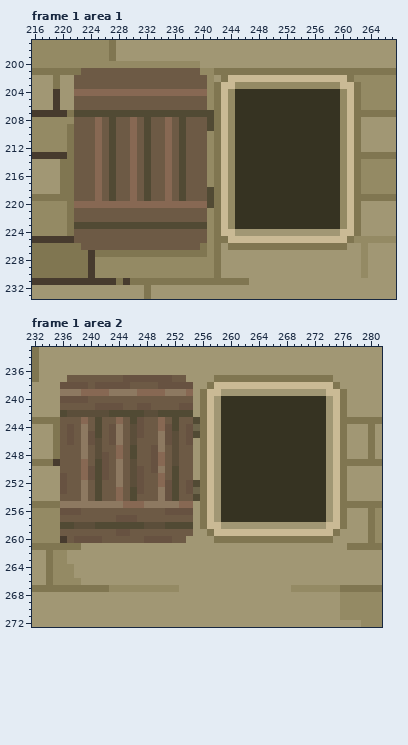
File history of a pixel-art file, assets/02_architecture/05_moulin/02_ext/Moulin_Batiment_Anim.aseprite. Above, as it was before the edit.
368x388 pixels, 9 frames. Colours within 5 levels of each other are drawn and written as one. Shown: frame 1 area 1: x 216..267, y 197..233; frame 1 area 2: x 232..281, y 233..272. The commit also changed other frames or places, which this record leaves out.
After the commit:
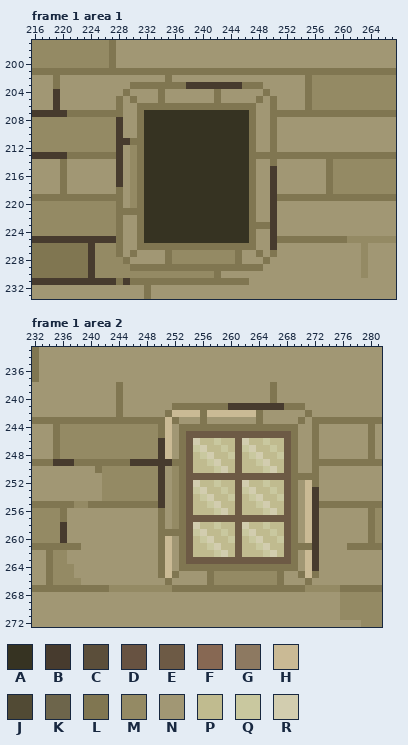
Palette (. is transparent): A #363322  B #473b2e  C #5b4e3a  D #675241  E #6d5a45  F #876853  G #8d7961  H #caba95  J #514a34  K #6d654b  L #807651  M #948a64  N #a19774  P #c0bb8f  Q #c9c89f  R #d2cdaf
From old to new:
layer "Group 1/feneok" added
layer "Group 1/fenetres" removed
Changed rows in their new state; - is an unchanged pixel.
Frame 1 area 1:
first column x 221:
200 ------LNNNNNNNNNNNN-----------------------
201 --LLLLLLLLLLLLLLLLLLL---------------------
202 -NNNNNNNNNNNNNLNNNNNN-NNNNNNNNNNNNLMMMMMM-
203 -NNNNNNNNLLLLLLLLBBBBBBBBLLLNNNNNNL----MMM
204 -NNNNNNNLNNNNLNNNNNNN-NNNNNNLNNNNNLMMMM-MM
205 -NNNNNNLNLNNNLNNNNNNN-NNNNNLNLNNNNLMMMM-MM
206 -NNNNNNLNNLLLLLLLLLLL-LLLLLNNLNNNNLMMMM-MM
207 -LLLLLLLNNLAAAAAAAAAAAAA--LNNLLLLLLLLLLLL-
208 -MMMMMMBNNLAAAAAAAAAAAAA--LNNLNNNNNNNNNNNN
209 MMMMMMMBNNLAAAAAAAAAAAAA--LNNLNNNNNNNNNNNN
210 MMMMMMMBNNLAAAAAAAAAAAAA--LNNLNNNNNNNNNNNN
211 MMMMMMMBBLLAAAAAAAAAAAAA--LNNLNNNNNNNNNNNN
212 MMMMMMMBNMLAAAAAAAAAAAAA--LNNLNNNNNNNNNNNN
213 -LLLLLLBNMLAAAAAAAAAAAAA--LLLLLLLLLLLLLLL-
214 NNNNNNNBNMLAAAAAAAAAAAAA--LNNLNNNNNNNLM-MM
215 NNNNNNNBNMLAAAAAAAAAAAAA--LNNBNNNNNNNLM-MM
216 NNNNNNNBNMLAAAAAAAAAAAAA--LNNBNNNNNNNLM-MM
217 NNNNNNNBNMLAAAAAAAAAAAAA--LNNBNNNNNNNLM-MM
218 NNNNNNNLNMLAAAAAAAAAAAAA--LNNBNNNNNNNLM-MM
219 -LLLLLLLNMLAAAAAAAAAAAAA--LNNBLLLLLLLLLLL-
220 MMMMMMMLNMLAAAAAAAAAAAAA--LNNBNNNNNNNNNNNN
221 MMMMMMMLLLLAAAAAAAAAAAAA--LNNBNNNNNNNNNNNN
222 MMMMMMMLNNLAAAAAAAAAAAAA--LNNBNNNNNNNNNNNN
223 MMMMMMMLNNLAAAAAAAAAAAAA--LLLBNNNNNNNNNNNN
224 MMMMMMMLNNLAAAAAAAAAAAAAAAL--B---------NNN
225 -BBBBBBLNNLAAAAAAAAAAAAAAALNNBLLLLLLLLLLM-
226 --LBMMMLNNLLLLLLLLL-L-L----NNBNNNNNNNNNN--
227 ----MMM-N-NNNN-MMMMM-MMML--L-L------------
228 --------LNNNNNL------MMML---L-------------
229 ---------LLLLLLLLLLLL-LLLLLL--------------
Frame 1 area 2:
first column x 236:
237 -NNNNNNNNNNNNNNNNN----NNNNNNNNNNNNNNNNN--
238 NNNNNNNNLNNNNNNNNNN--NNNNNNNNNLNNNNNNNNN-
239 NNNNNNNNLNNNNNNNNNN-NNN-------L-------NNN
240 NNNNNNNNLNNNNNNNNNN-NN-NNNNNNNLNNNNNNN-NN
241 NNNNNNNNLNNNNNNNLLLL-LLLBBBBBBBBLLLNNN-NN
242 NNNNNNNNLNNNNNNLHHHH--HHHHHHLNNNNNNLNN-NN
243 LLLLLLLLLLLLLLLHLNNN-N-NNNNNLNNNNNLNLLLL-
244 MMMMMMMMMMMMMMLHNLLL-LLLLLLLLLLLLLNNLN-NN
245 MMMMMMMMMMMMMMLHNLEEEEEEEEEEEEEEELNNLN-NN
246 MMMMMMMMMMMMMMBHNLERPPQPPERPPQPPELNNLN-NN
247 MMMMMMMMMMMMMMBHNL-QRPPQPEQRPPQPELNNLN-NN
248 MMMMMMMMMMMMMMBHNL-PQRPPQEPQRPPQELNNLN-NN
249 BBLLLLLLLLBBBBBBLL-PPQRPPEPPQRPPELNNLLLL-
250 NNNNNLMMMMMMMMBNML-PPPQRPEPPPQRPELNNLN-NN
251 NNNNNNMMMMMMMMBNML-EEEEEEEEEEEEEELLLLN-NN
252 NNNNNNMMMMMMMMBNMLERPPQPPERPPQPPELNHLN-NN
253 NNNNNNMMMMMMMMBNMLEQRPPQPEQRPPQPELNHBN-NN
254 NNNNNNMMMMMMMMBNML-PQRPPQEPQRPPQELNHBN-NN
255 LLMMLLLLLLLLLLBNMLEPPQRPPEPPQRPPELNHBLLL-
256 LNNNNNNNNNNNNNLNMLEPPPQRPEPPPQRPELNHBN-NN
257 LNNNNNNNNNNNNNLNML-EEEEEEEEEEEEEELNHBN-NN
258 BNNNNNNNNNNNNNLNMLERPPQPPERPPQPPEL-HB-NNN
259 BNNNNNNNNNNNNNLLLL-QRPPQPEQRPPQPELN-BNNN-
260 -NNNNNNNNNNNNNLHNLEPQRPPQEPQRPPQE-NHBNN--
261 --------------LH-LEPPQRPPEPPQRPPELLLB----
262 --------------LH-LEPPPQRPEPPPQRPEL-HB----
263 --------------LH-LEEEEEEEEEEEEEEEL-HB----
264 --------------LH-LLLLLLLLLLLLLLLLL-HB----
265 --------------LHL----LMMMMMMMMML--LHL----
266 ---------------L-----LMMMMMMMMML---L-----
267 ----------------LLLLLLLLLLLLLLLLLLL------
Boxes around the changes in both pictures, in picture pixels (x1, y1, x2, y2):
changed: (67, 61, 361, 271)
changed: (60, 375, 347, 592)
